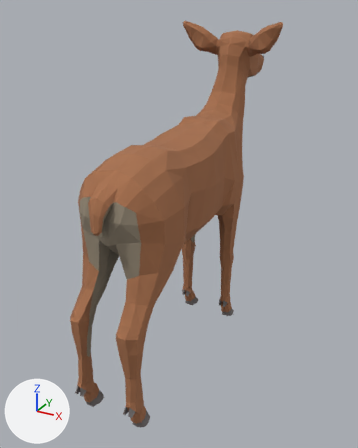
An edit to the glTF model public/creatures/nebelgams.glb, drawn before and after from the same camera.
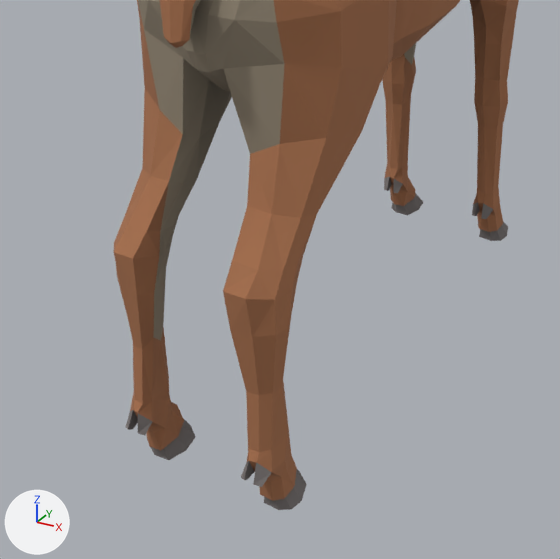
There are two pictures of each version: one whole from a 50 mm camera at (0.92, -1.791, 1.431) aimed at (-0.026, -0.072, 0.571), one close up on the part from 6% to 71% of the width and 48% to 100% of the height. The axes (+X, +Y, +Z) are drawn at lower left. The lights are the same throughout. The first two pictures are the older version. Vertices at exactly the same position are counted once.

The first close-up shows 'Deer'.
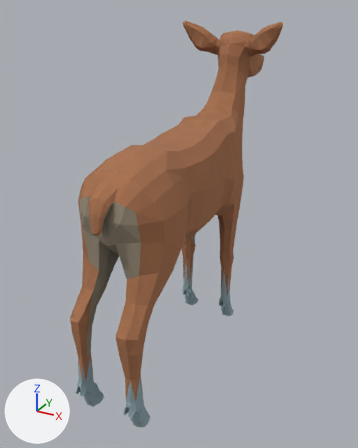
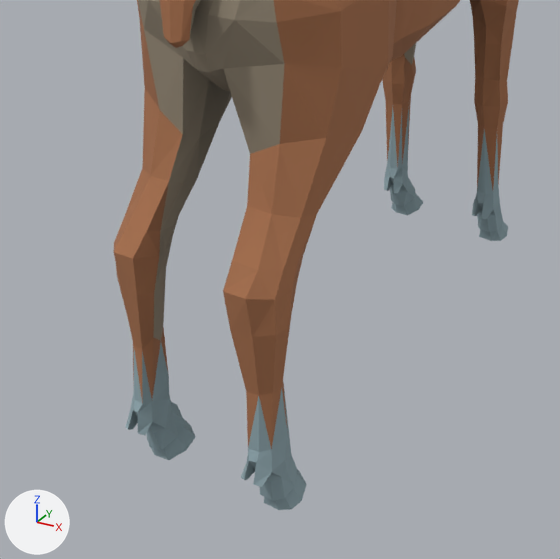
What differs and where, as boxes [x1, y1, x2, y2] in the close-ups (560 x 559 px):
part 1 of me_deer, recoloured: [130, 109, 503, 501] in both
part 2 of me_deer, recoloured: [126, 177, 508, 510] in both

The change, as a diff of the scene's bpy script:
```diff
--- a/public/creatures/nebelgams.glb.py
+++ b/public/creatures/nebelgams.glb.py
@@ me_deer @@
 me_deer.from_pydata(...)  # 1051 vertices, 2096 faces; spans x -0.234..0.234, y -0.705..0.705, z 0.0..1.371
 # used by ob_deer; location = (0.0, 0.0, 0.0)
+# me_deer part 1: 296 faces centred in x -0.133..0.133, y -0.691..0.212, z 0.026..0.187 are repainted in the vertex colours; the middle colour goes from brown #a36e4c to greyish cyan #8ba1a8
+# me_deer part 2: 144 faces centred in x -0.137..0.137, y -0.7..0.245, z 0.0..0.113 are repainted in the vertex colours; the middle colour goes from grey #76706f to greyish cyan #899fa6
 me_deer.materials.append(mat_kreatur_nebelgams)
```
